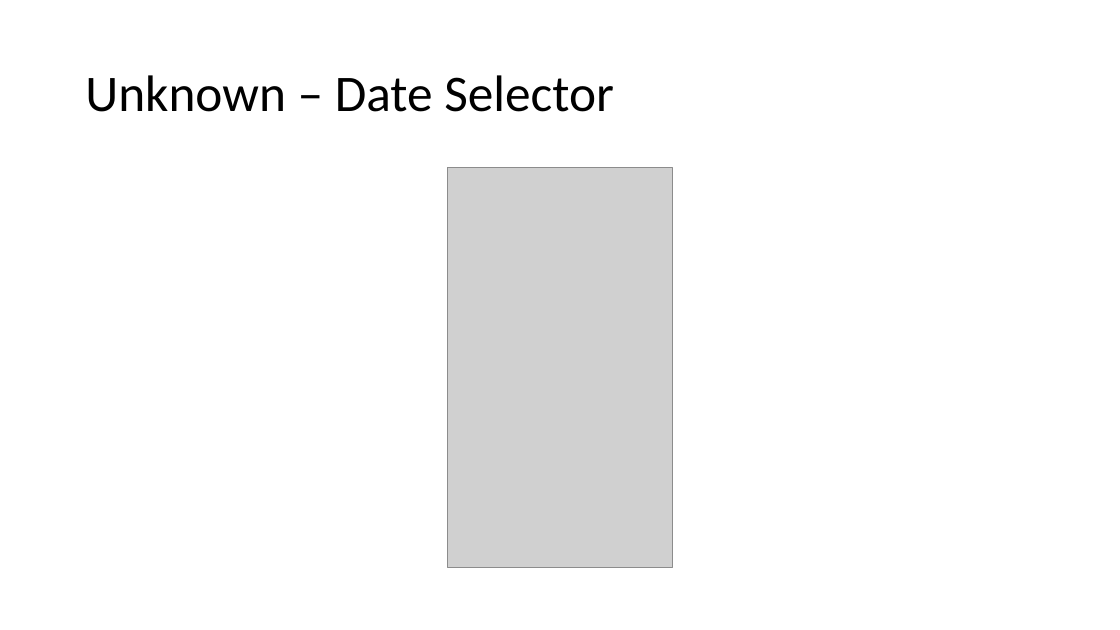
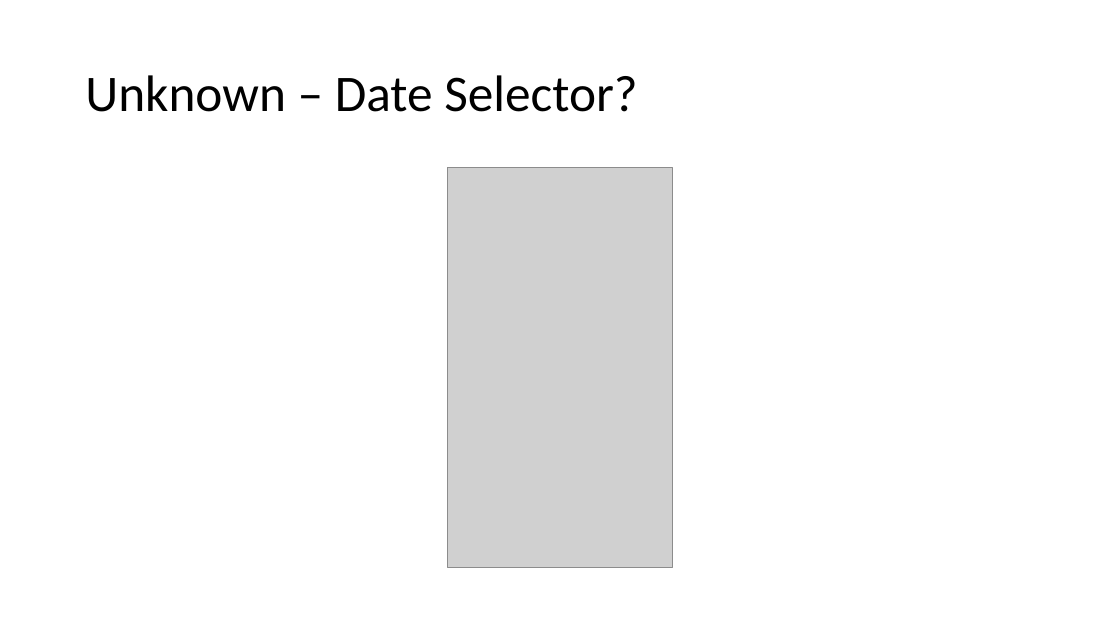
Before and after one commit to RamonWest21/AME435SpringHW, a slide deck: slide 14 of UIKIT Survey/UIKIT Survey.pptx. Drawn at 1120x630 pixels with LibreOffice and Linux fonts; fonts in the diff are those of the drawing; grey boxes stand for pictures. Boxes give left, top, right and bottom in pixels: in the first picture for what was removed or moved away, otherwise in the second. Text is boxed around its words. In the diff, an @@ line names an element or a change of style, - is before the commit and + after.

```diff
--- a/UIKIT Survey/UIKIT Survey.pptx
+++ b/UIKIT Survey/UIKIT Survey.pptx
@@ title at (85,75,637,112): text changed @@
-Unknown – Date Selector
+Unknown – Date Selector?
```
Also in this commit, not shown: 1 other slide changed, 1 other file.
